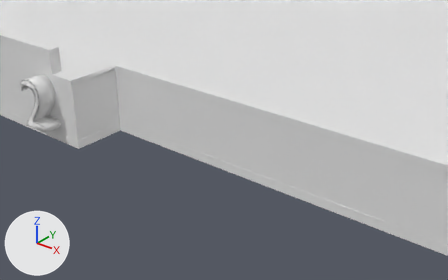
Renders of the FBX model ModelosExportados/Terraza.fbx from each side of a commit.
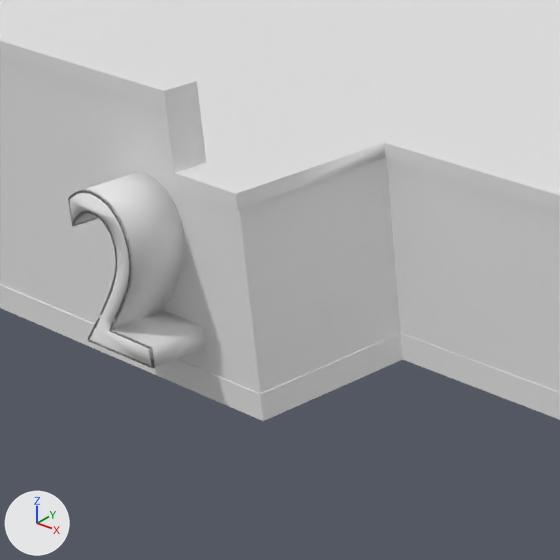
Old and new are each drawn from a 50 mm lens placed at (16.15, -14.11, 5.1), pointed at (9.79, -6.15, 0.16) and again close up on the part from 0% to 37% of the width and 8% to 68% of the height. Arrows for +X, +Y and +Z are at lower left; the lights stay in place. Where no turn or scale is listed for an object, it has been applied to the vertices.

Names of what the first close-up shows: '2', 'Plane', 'Suelo'.
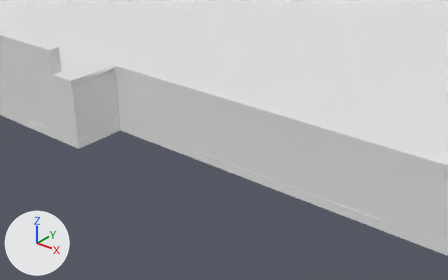
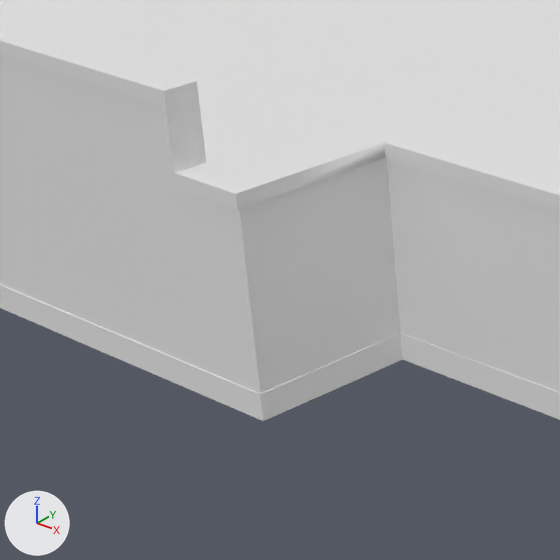
Boxes (x1, y1, x2, y2) around the edits, measured in the close-ups (560 x 560 px):
'2', deleted: before (68, 173, 206, 368)

The change in detail:
Object '2' (ob_2) is deleted.
